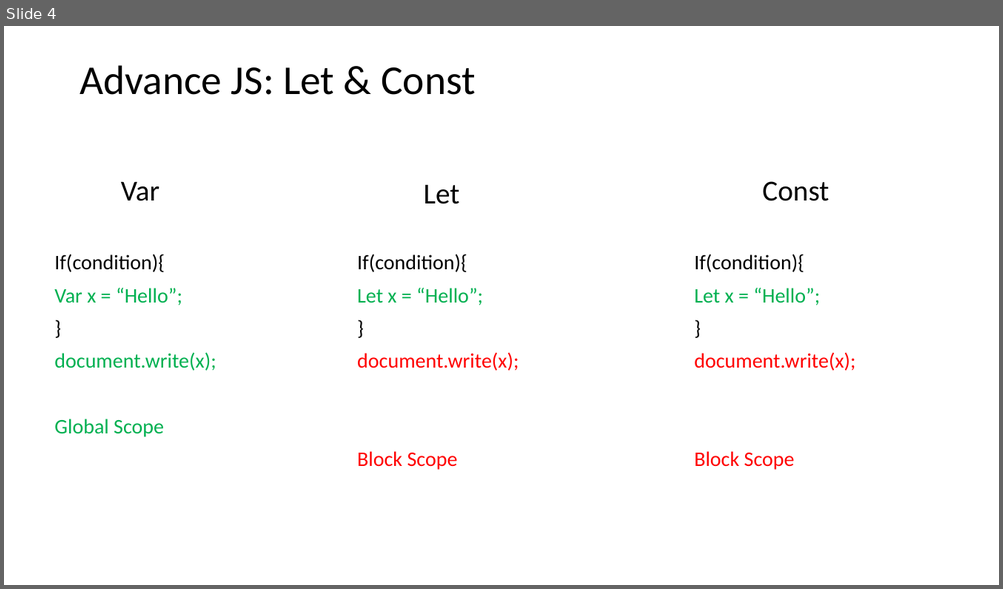
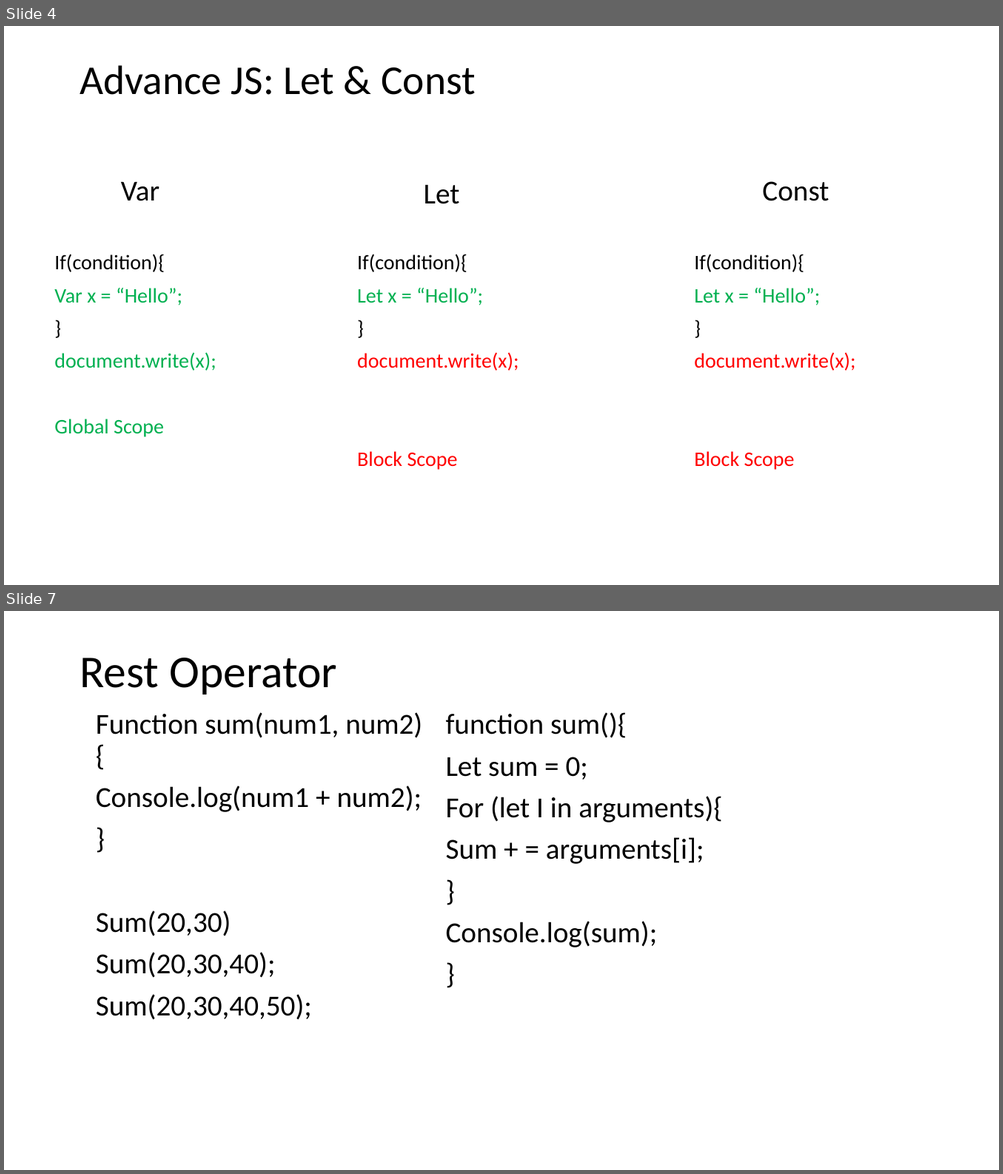
Before and after one commit to PiyushChaturvedii/batch03, a slide deck: History of JS.pptx. Shown one above the other, each under a label of ours: slide 4 before the commit, slides 4 and 7 after it; the slides between them are not shown. The pictures are 1003x589 and 1003x1174 pixels, drawn with LibreOffice and Linux fonts; fonts in the diff are those of the drawing. Boxes give left, top, right and bottom in pixels: in the first picture for what was removed or moved away, otherwise in the second. Text is boxed around its words. In the diff, an @@ line names an element or a change of style, - is before the commit and + after.

```diff
--- a/History of JS.pptx
+++ b/History of JS.pptx
@@ slide 7 added at bbox=[4, 611, 999, 1170], background #FFFFFF @@
@@ title added at bbox=[79, 658, 337, 695], 44 pt, text #000000 @@
+Rest Operator
@@ text added at bbox=[96, 712, 422, 1020], 28 pt, text #000000 @@
+Function sum(num1, num2){
+Console.log(num1 + num2);
+}
+Sum(20,30)
+Sum(20,30,40);
+Sum(20,30,40,50);
@@ text added at bbox=[446, 712, 722, 948], 28 pt, text #000000 @@
+function sum(){
+Let sum = 0;
+For (let I in arguments){
+Sum + = arguments[i];
+}
+Console.log(sum);
+}
```
Also in this commit, not shown: 45 other slides added, 1 other file.
